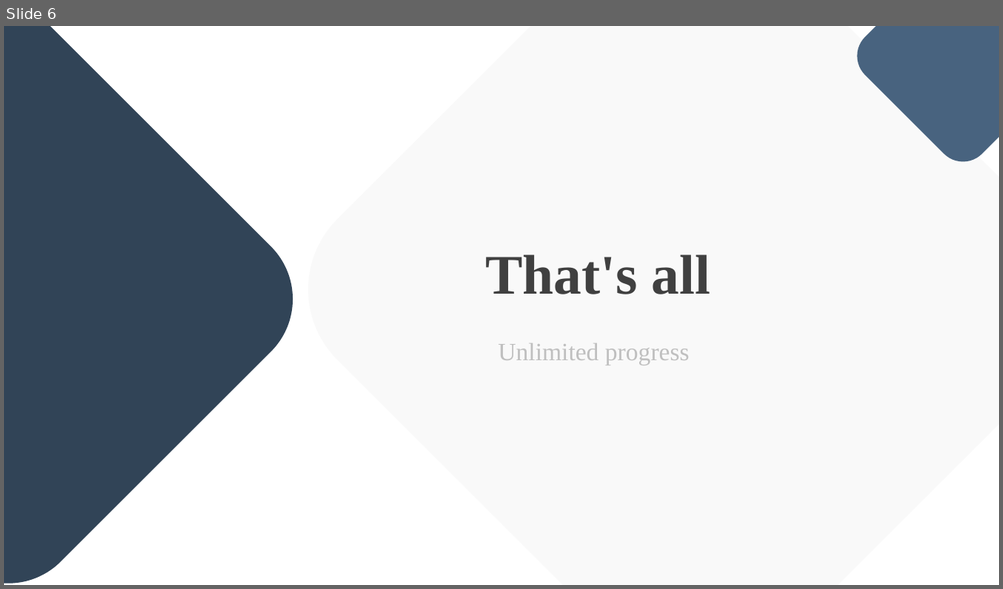
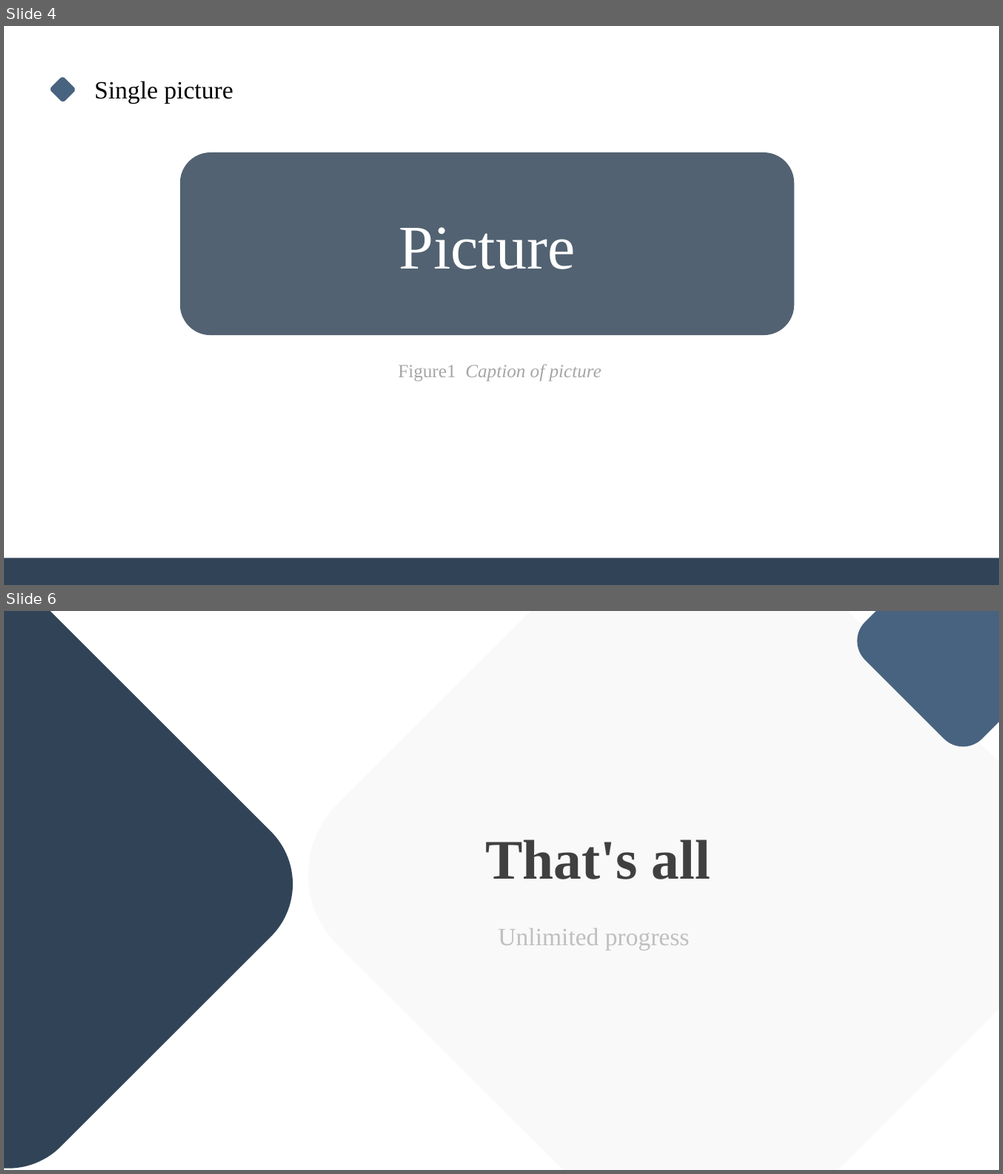
Before and after one commit to LSTM-Kirigaya/DIY-PPT-Template, a slide deck: 深蓝简约.pptx. Shown one above the other, each under a label of ours: slide 6 before the commit, slides 4 and 6 after it; the slides between them are not shown. The pictures are 1003x589 and 1003x1174 pixels, drawn with LibreOffice and Linux fonts; fonts in the diff are those of the drawing. Boxes give left, top, right and bottom in pixels: in the first picture for what was removed or moved away, otherwise in the second. Text is boxed around its words. In the diff, an @@ line names an element or a change of style, - is before the commit and + after.

```diff
--- a/深蓝简约.pptx
+++ b/深蓝简约.pptx
@@ slide 4 added at box(4, 26, 999, 585), background #FFFFFF @@
@@ rounded rectangle added at box(49, 76, 77, 102), fill #48637F @@
@@ text added at box(94, 81, 233, 104), 24 pt, text #000000 @@
+Single picture
@@ rounded rectangle added at box(180, 153, 794, 335), fill #314457 at 84% opacity, 60 pt, text #FFFFFF @@
+Picture
@@ text added at box(398, 364, 601, 381), 18 pt, text #A6A6A6, italic @@
+Figure1 Caption of picture
@@ rectangle added at box(4, 559, 999, 585), fill #314457 @@
```
Also in this commit, not shown: 1 slide changed, 3 other slides added, 4 slides removed, 4 other files.
